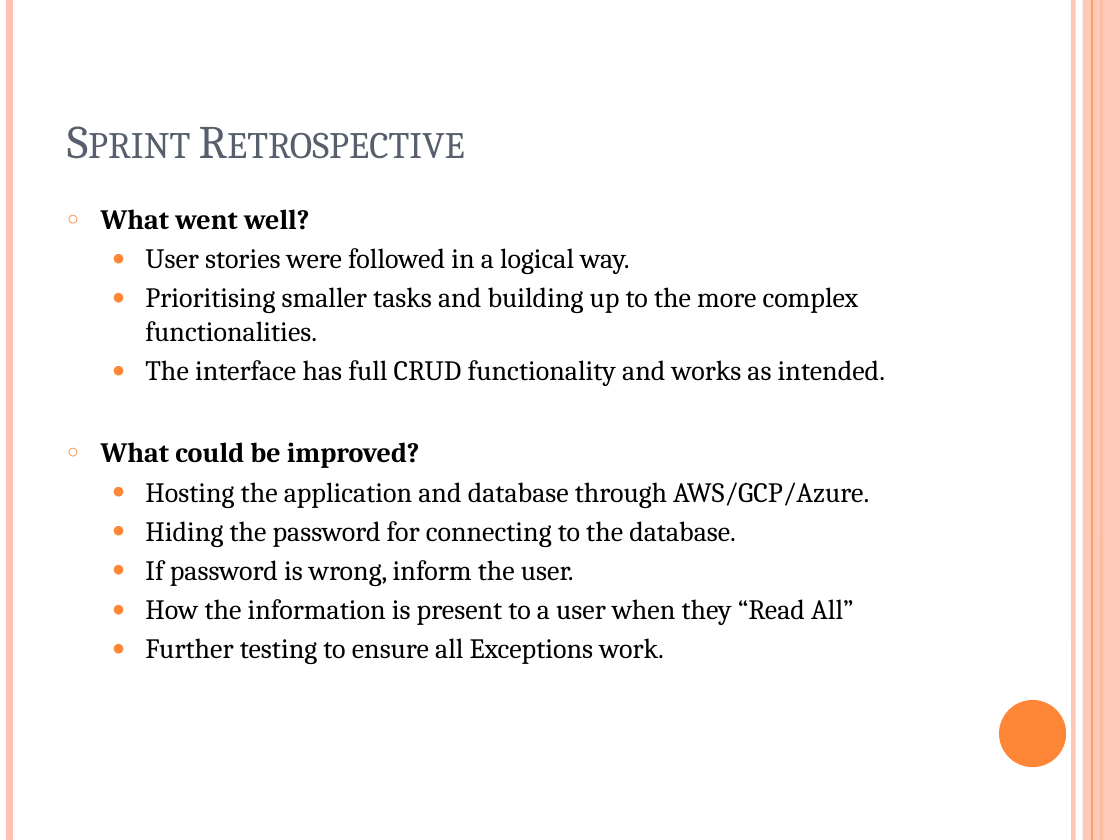
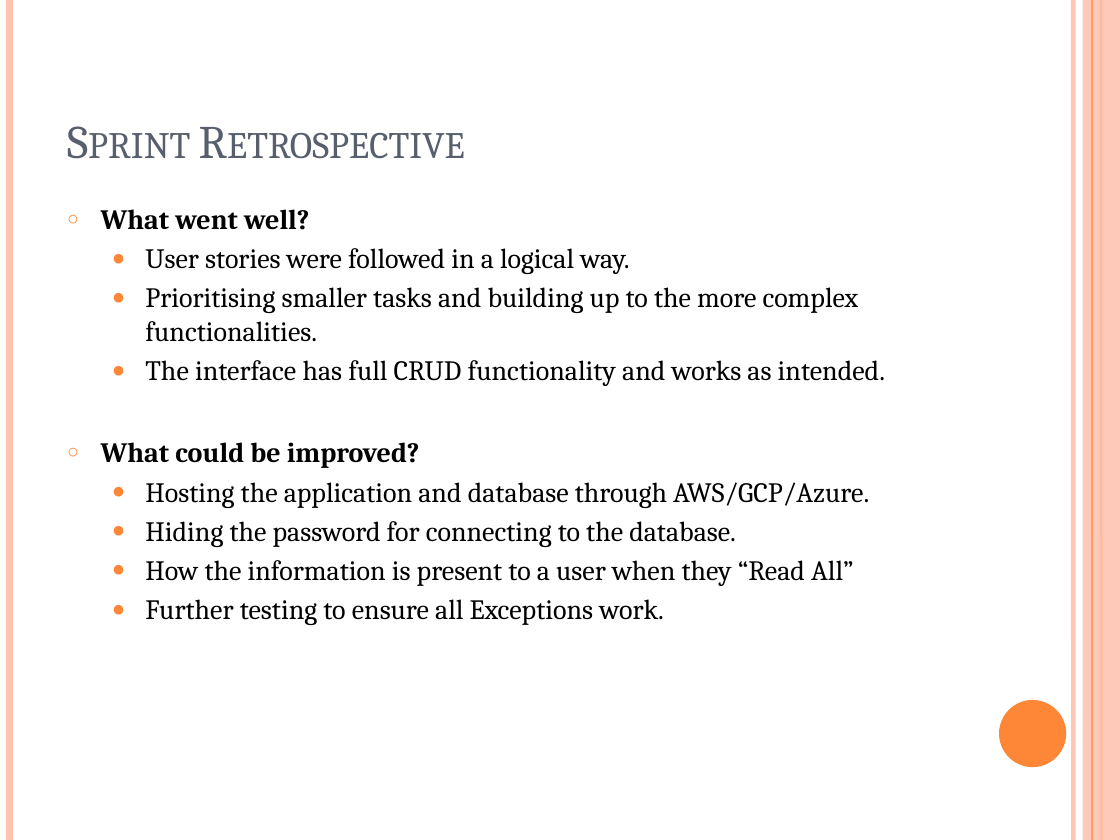
Before and after one commit to AOsborne-QA/IMS-Starter, a slide deck: slide 10 of documentation/QA Fundamental Project - IMS.pptx. Drawn at 1120x840 pixels with LibreOffice and Linux fonts; fonts in the diff are those of the drawing. Boxes give left, top, right and bottom in pixels: in the first picture for what was removed or moved away, otherwise in the second. Text is boxed around its words. In the diff, an @@ line names an element or a change of style, - is before the commit and + after.

```diff
--- a/documentation/QA Fundamental Project - IMS.pptx
+++ b/documentation/QA Fundamental Project - IMS.pptx
@@ text at bbox=[145, 560, 574, 586]: paragraph removed @@
-  ● If password is wrong, inform the user.
```
Also in this commit, not shown: 4 other slides changed.
